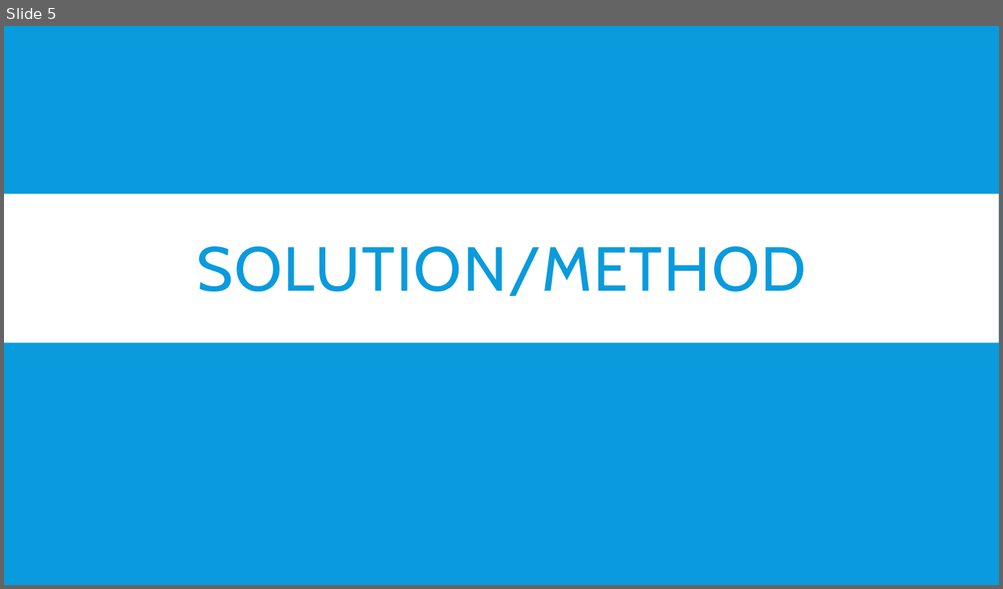
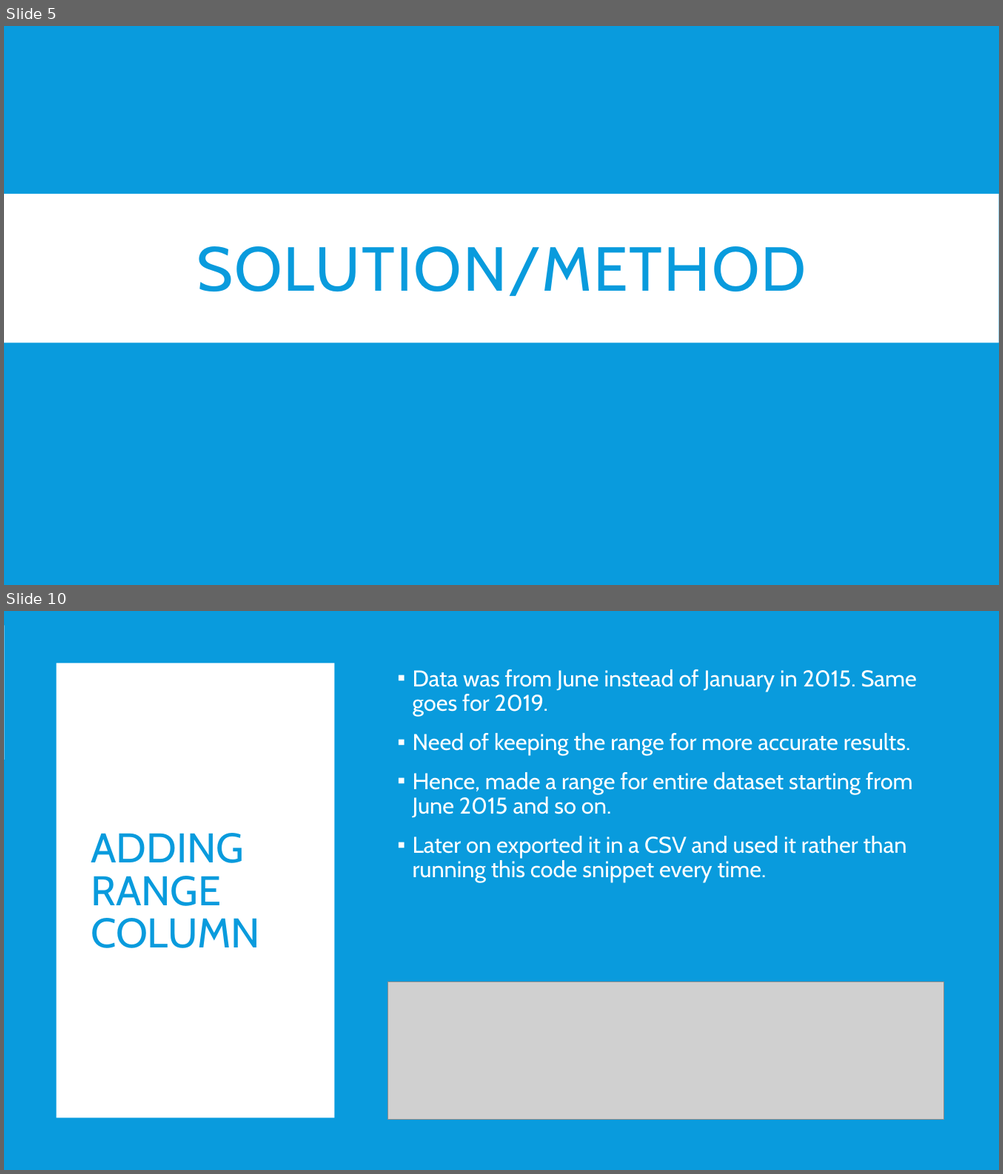
Before and after one commit to mitresh95/ImpactOfCrimeOnHousing, a slide deck: Presentation.pptx. Shown one above the other, each under a label of ours: slide 5 before the commit, slides 5 and 10 after it; the slides between them are not shown. The pictures are 1003x589 and 1003x1174 pixels, drawn with LibreOffice and Linux fonts; fonts in the diff are those of the drawing; grey boxes stand for pictures. Boxes give left, top, right and bottom in pixels: in the first picture for what was removed or moved away, otherwise in the second. Text is boxed around its words. In the diff, an @@ line names an element or a change of style, - is before the commit and + after.

Commit message:
Updates in presentation

```diff
--- a/Presentation.pptx
+++ b/Presentation.pptx
@@ slide 10 added at (4, 611, 999, 1170), background #099BDD @@
@@ rectangle added at (4, 625, 999, 760), fill #FFFFFF @@
@@ rectangle added at (4, 611, 999, 1170), fill #099BDD @@
@@ rectangle added at (57, 664, 335, 1119), fill #FFFFFF @@
@@ text added at (412, 669, 916, 883), 22 pt, text #FFFFFF @@
+▪ Data was from June instead of January in 2015. Same goes for 2019.
+▪ Need of keeping the range for more accurate results.
+▪ Hence, made a range for entire dataset starting from June 2015 and so on.
+▪ Later on exported it in a CSV and used it rather than running this code snippet every time.
@@ title added at (91, 833, 259, 948), 40 pt, text #099BDD @@
+ADDING RANGE COLUMN
@@ picture added at (388, 982, 944, 1120) @@
```
Also in this commit, not shown: 10 other slides added.
